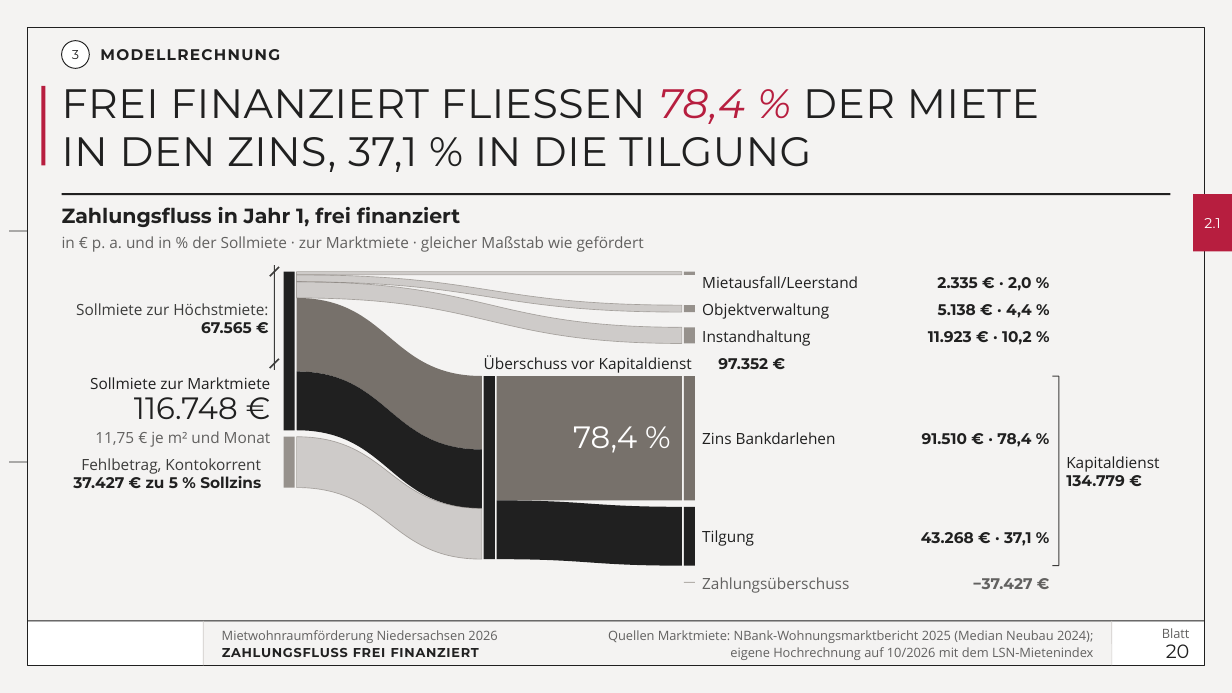
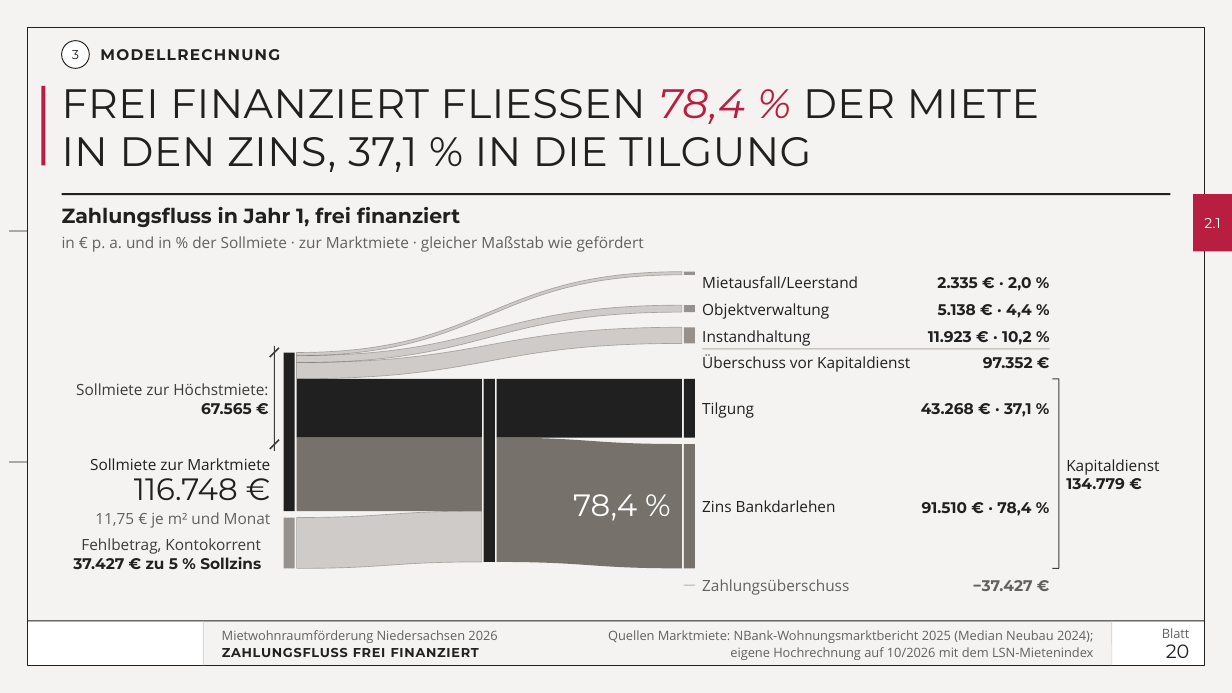
Before and after one commit to vgedaschko/NBank, a slide deck: slide 20 of praesentation/dist/PGN-Mietwohnraumfoerderung-Niedersachsen-2026-Vortrag.pptx. Drawn at 1232x693 pixels with LibreOffice and Linux fonts; fonts in the diff are those of the drawing; background and template pictures are left out. Boxes give left, top, right and bottom in pixels: in the first picture for what was removed or moved away, otherwise in the second. Text is boxed around its words. In the diff, an @@ line names an element or a change of style, - is before the commit and + after.

```diff
--- a/praesentation/dist/PGN-Mietwohnraumfoerderung-Niedersachsen-2026-Vortrag.pptx
+++ b/praesentation/dist/PGN-Mietwohnraumfoerderung-Niedersachsen-2026-Vortrag.pptx
@@ freeform shape resized from (x1=297, y1=282, x2=682, y2=344) to (x1=297, y1=272, x2=682, y2=356) @@
@@ freeform shape resized from (x1=297, y1=274, x2=682, y2=311) to (x1=297, y1=305, x2=682, y2=362) @@
@@ freeform shape resized from (x1=297, y1=272, x2=682, y2=274) to (x1=297, y1=327, x2=682, y2=379) @@
@@ line moved from (270, 368) - (279, 359) to (270, 357) - (279, 348) @@
@@ 7 texts, 2 rectangles, 1 line moved together from (x1=73, y1=265, x2=295, y2=488) to (x1=73, y1=346, x2=295, y2=569) @@
@@ text "Überschuss vor Kapitaldienst" moved from (x1=484, y1=355, x2=692, y2=373) to (x1=702, y1=354, x2=910, y2=372) @@
@@ line added from (702, 348) to (1050, 348), #B4B0AB 0.75 pt @@
@@ text "97.352 €" moved from (x1=718, y1=358, x2=768, y2=369) to (x1=983, y1=357, x2=1033, y2=368) @@
@@ text "97.352 €" at (x1=983, y1=357, x2=1033, y2=368): alignment left to right @@
@@ freeform shape resized from (x1=297, y1=372, x2=482, y2=508) to (x1=297, y1=379, x2=482, y2=438) @@
@@ freeform shape resized from (x1=497, y1=501, x2=682, y2=567) to (x1=497, y1=379, x2=682, y2=438) @@
@@ 2 texts, 1 rectangle moved together from (x1=684, y1=507, x2=1032, y2=567) to (x1=684, y1=379, x2=1032, y2=438) @@
@@ line moved from (270, 276) - (279, 267) to (270, 449) - (279, 440) @@
@@ freeform shape resized from (x1=297, y1=299, x2=482, y2=450) to (x1=297, y1=438, x2=482, y2=512) @@
@@ freeform shape resized from (x1=497, y1=376, x2=682, y2=501) to (x1=497, y1=438, x2=682, y2=569) @@
@@ 2 texts, 1 rectangle moved together from (x1=573, y1=376, x2=1031, y2=501) to (x1=573, y1=445, x2=1031, y2=569) @@
@@ text "Zins Bankdarlehen" moved from (x1=702, y1=432, x2=836, y2=444) to (x1=702, y1=500, x2=836, y2=512) @@
@@ freeform shape resized from (x1=297, y1=437, x2=482, y2=560) to (x1=297, y1=511, x2=482, y2=568) @@
```
Also in this commit, not shown: 1 other slide changed, 4 other files.
